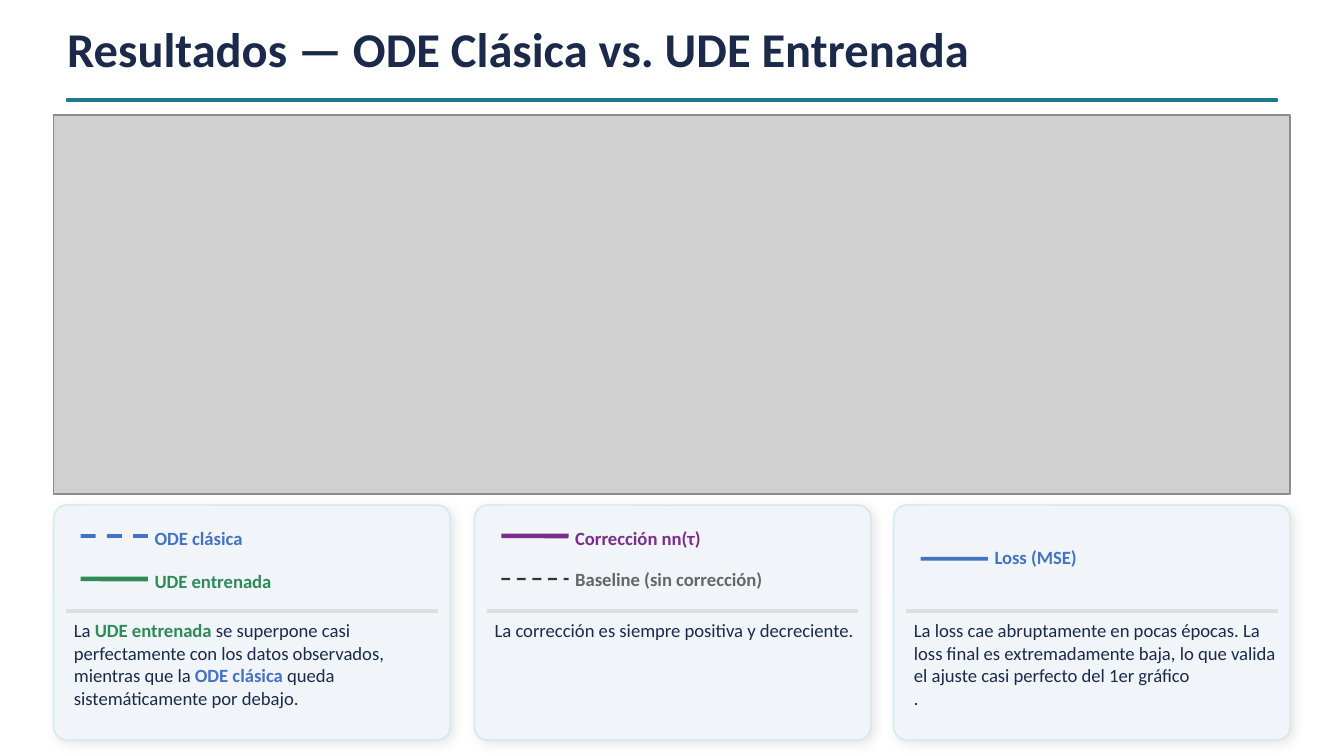
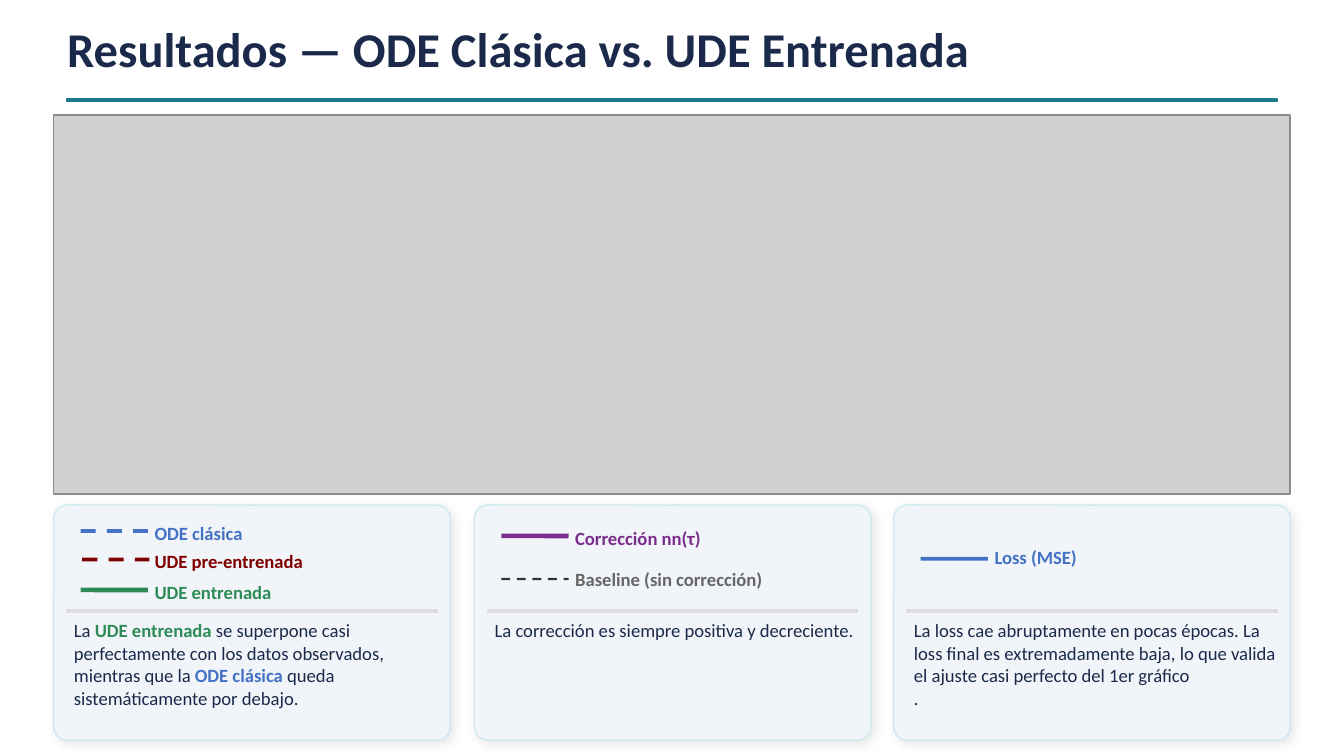
Before and after one commit to matias258/Analisis-sobre-Dinamicas-Demograficas-Argentinas-Mediante-UDE, a slide deck: slide 11 of UDE_Argentina_2050.pptx (slide 12 before the commit). Drawn at 1344x756 pixels with LibreOffice and Linux fonts; fonts in the diff are those of the drawing; grey boxes stand for pictures. Boxes give left, top, right and bottom in pixels: in the first picture for what was removed or moved away, otherwise in the second. Text is boxed around its words. In the diff, an @@ line names an element or a change of style, - is before the commit and + after.

```diff
--- a/UDE_Argentina_2050.pptx
+++ b/UDE_Argentina_2050.pptx
@@ line moved from (81, 536) - (148, 536) to (81, 531) - (148, 531) @@
@@ text "ODE clásica": place and size @@
-text "ODE clásica" at [155,532,242,545]
+text "ODE clásica" at [155,527,242,540]
@@ line added from (82, 559) to (149, 559), #800000 2 pt dashed @@
@@ text added at [155,555,303,571], 10 pt, text #800000, bold @@
+UDE pre-entrenada
@@ line moved from (81, 579) - (148, 579) to (81, 590) - (148, 590) @@
@@ text "UDE entrenada": place and size @@
-text "UDE entrenada" at [155,575,272,588]
+text "UDE entrenada" at [155,586,272,599]
```
Also in this commit, not shown: 4 other slides changed, 1 slide removed, 1 other file.
